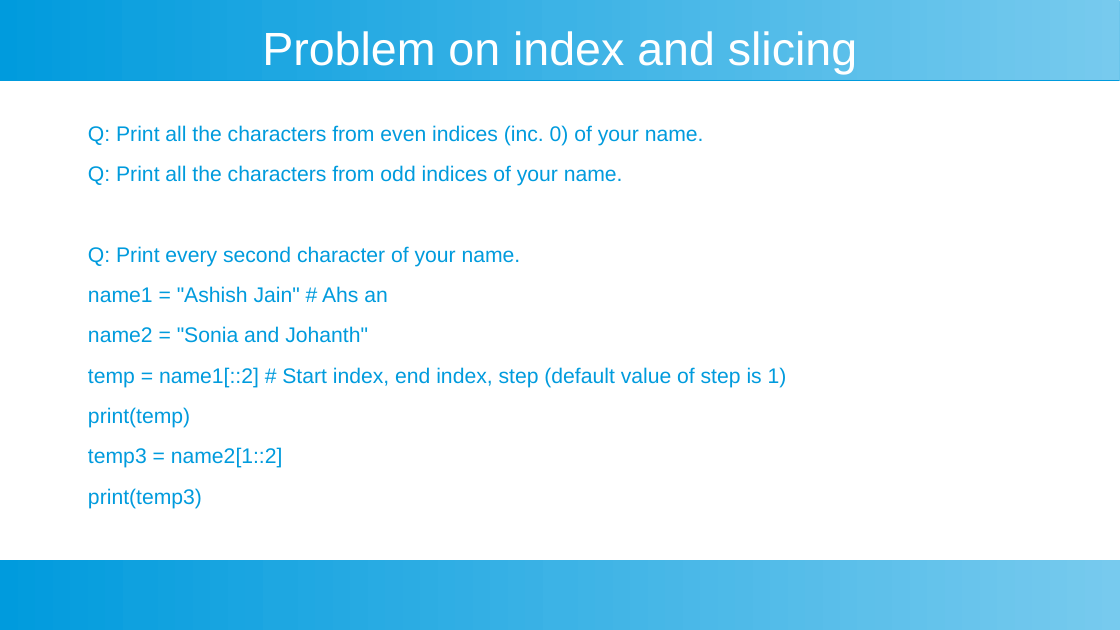
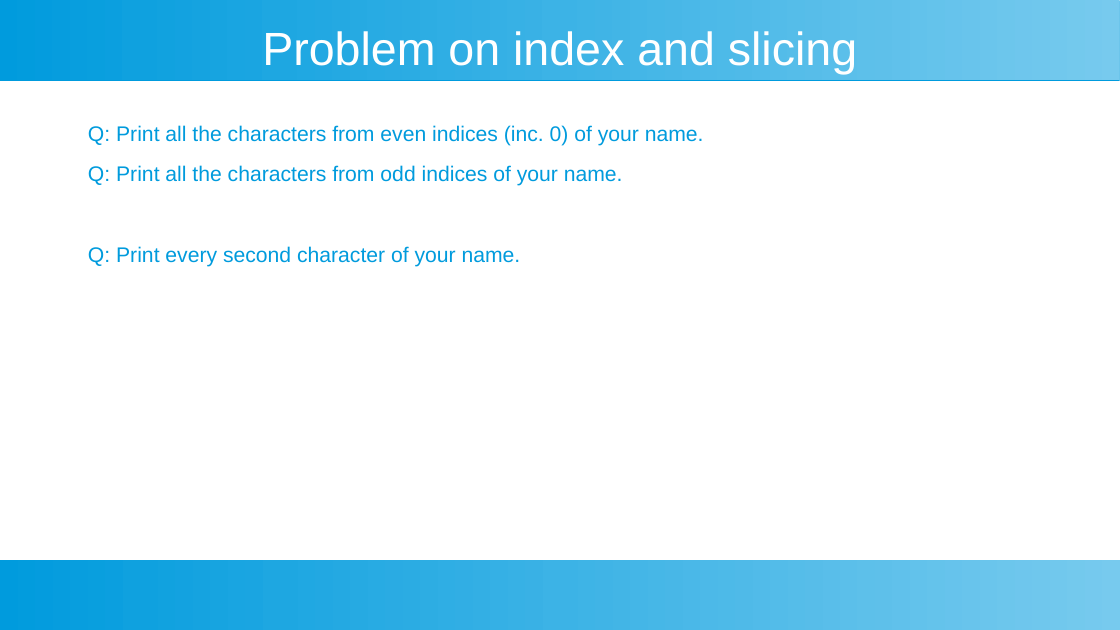
Before and after one commit to ashishjain1547/public_lessons_in_python, a slide deck: slide 18 of Ch 5 - Strings/Strings.odp (slide 17 before the commit). Drawn at 1120x630 pixels with LibreOffice and Linux fonts; fonts in the diff are those of the drawing. Boxes give left, top, right and bottom in pixels: in the first picture for what was removed or moved away, otherwise in the second. Text is boxed around its words. In the diff, an @@ line names an element or a change of style, - is before the commit and + after.

```diff
--- a/Ch 5 - Strings/Strings.odp
+++ b/Ch 5 - Strings/Strings.odp
@@ text at [88,286,787,509]: paragraphs removed @@
-name1 = "Ashish Jain" # Ahs an
-name2 = "Sonia and Johanth"
-temp = name1[::2] # Start index, end index, step (default value of step is 1)
-print(temp)
-temp3 = name2[1::2]
-print(temp3)
```
Also in this commit, not shown: 3 other slides changed, 1 slide added, 48 other files.
